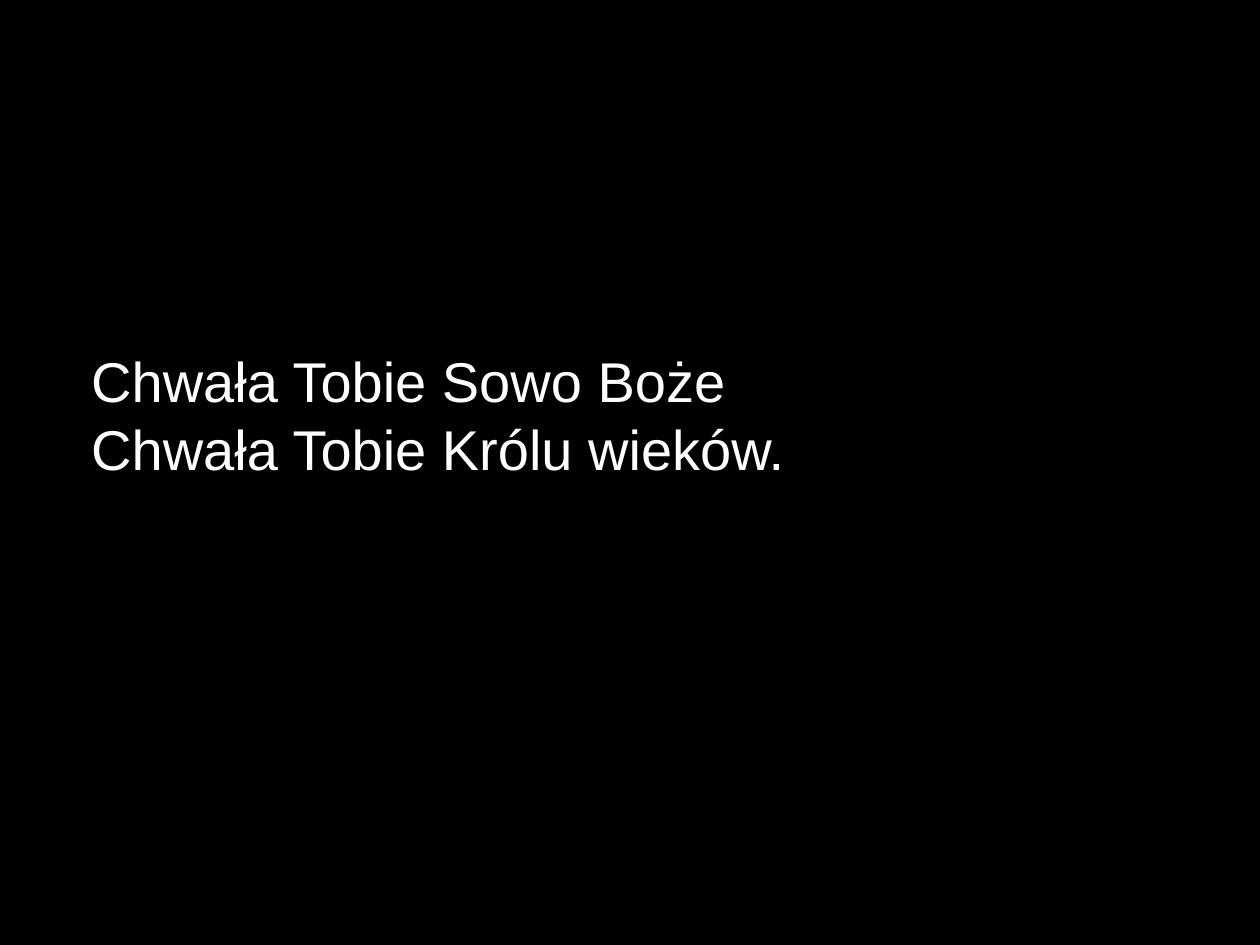
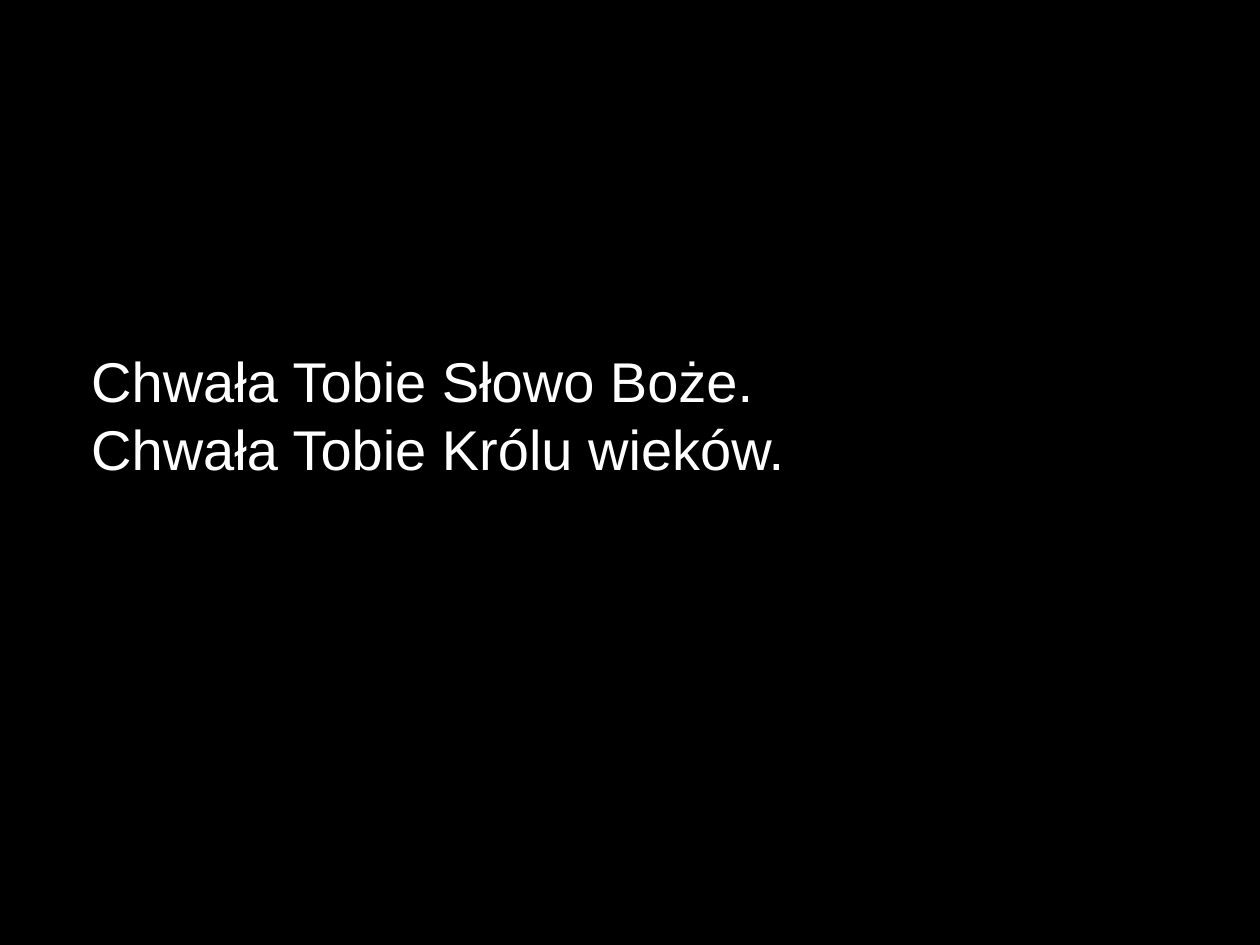
Before and after one commit to krysztal/e-spiewnik_PHP, a slide deck: slide 1 of music/Chwala Tobie Slowo Boze/Chwala Tobie Slowo Boze - SLIDES.odp. Drawn at 1260x945 pixels with LibreOffice and Linux fonts; fonts in the diff are those of the drawing. Boxes give left, top, right and bottom in pixels: in the first picture for what was removed or moved away, otherwise in the second. Text is boxed around its words. In the diff, an @@ line names an element or a change of style, - is before the commit and + after.

```diff
--- a/music/Chwala Tobie Slowo Boze/Chwala Tobie Slowo Boze - SLIDES.odp
+++ b/music/Chwala Tobie Slowo Boze/Chwala Tobie Slowo Boze - SLIDES.odp
@@ text at bbox=[91, 361, 753, 403]: text changed @@
-Chwała Tobie Sowo Boże
+Chwała Tobie Słowo Boże.
```
Also in this commit, not shown: 10 other files.
